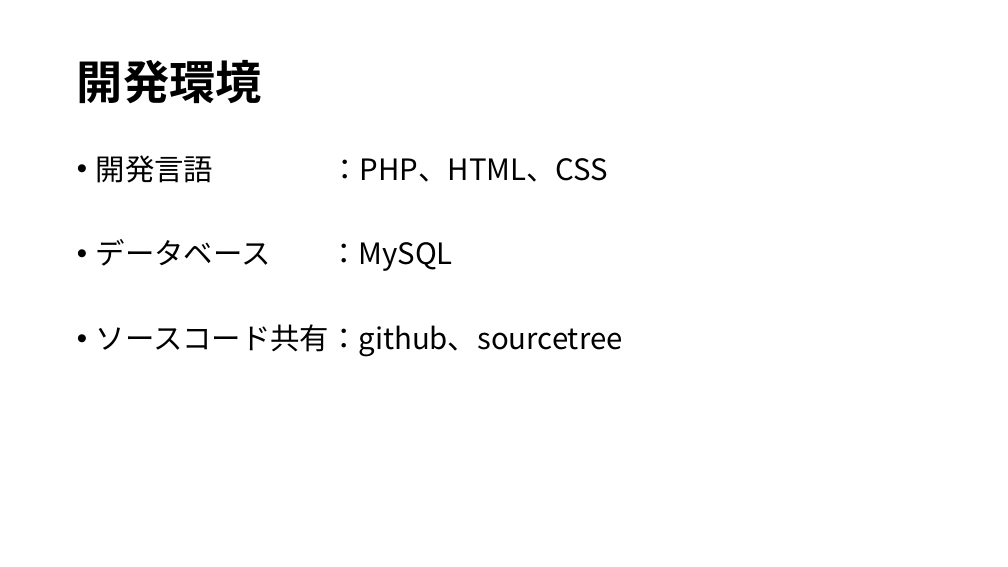
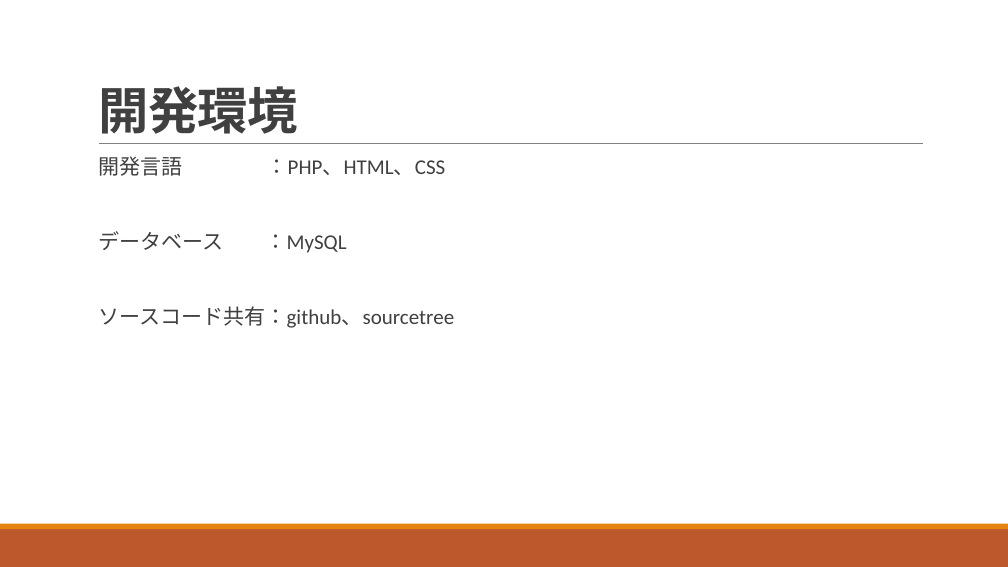
Before and after one commit to ivy239007/UG, a slide deck: slide 7 of プレゼン資料/Webアプリ開発発表資料藤谷 - コピー.pptx. Drawn at 1008x567 pixels with LibreOffice and Linux fonts; fonts in the diff are those of the drawing. Boxes give left, top, right and bottom in pixels: in the first picture for what was removed or moved away, otherwise in the second. Text is boxed around its words. In the diff, an @@ line names an element or a change of style, - is before the commit and + after.

```diff
--- a/プレゼン資料/Webアプリ開発発表資料藤谷 - コピー.pptx
+++ b/プレゼン資料/Webアプリ開発発表資料藤谷 - コピー.pptx
@@ title "開発環境": place and size @@
-title "開発環境" at [77,60,262,103]
+title "開発環境" at [98,86,298,134]
@@ title "開発環境" at [98,86,298,134]: size 44 to 48 pt, font Noto Sans CJK JP to Calibri, text colour #000000 to #404040, letter spacing 0 to -0.5 pt; line spacing 0.9 to 0.85; vertical alignment middle to bottom @@
@@ line added from (99, 144) to (923, 144), #808080 0.5 pt @@
@@ text "開発言語 ：PHP、HTML、CSS" at [98,156,454,328]: size 28 to 20 pt, font Noto Sans CJK JP to Calibri, text colour #000000 to #404040; bullet • to  ; more space between paragraphs @@
@@ rectangle added at [0,529,1008,567], fill #BD582C @@
@@ rectangle added at [0,524,1008,529], fill #E48312 @@
```
Also in this commit, not shown: 10 other slides changed, 1 other file.
